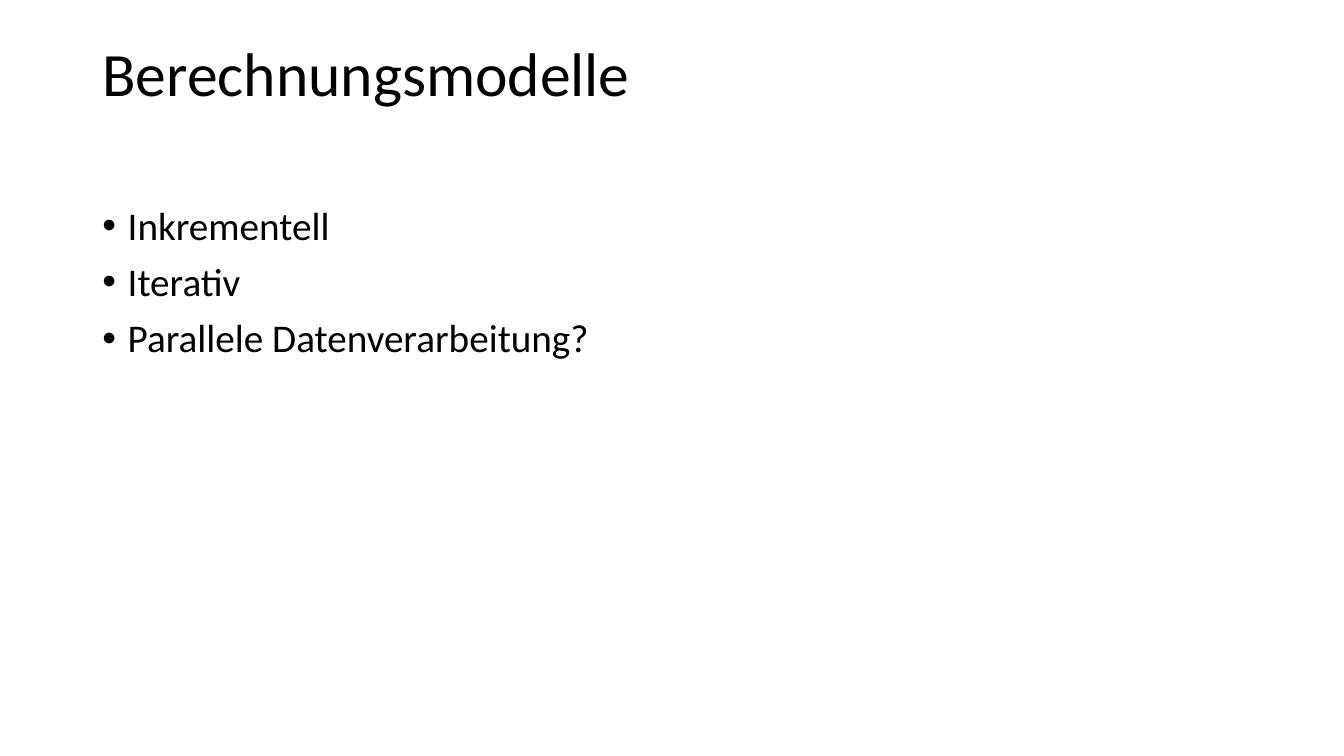
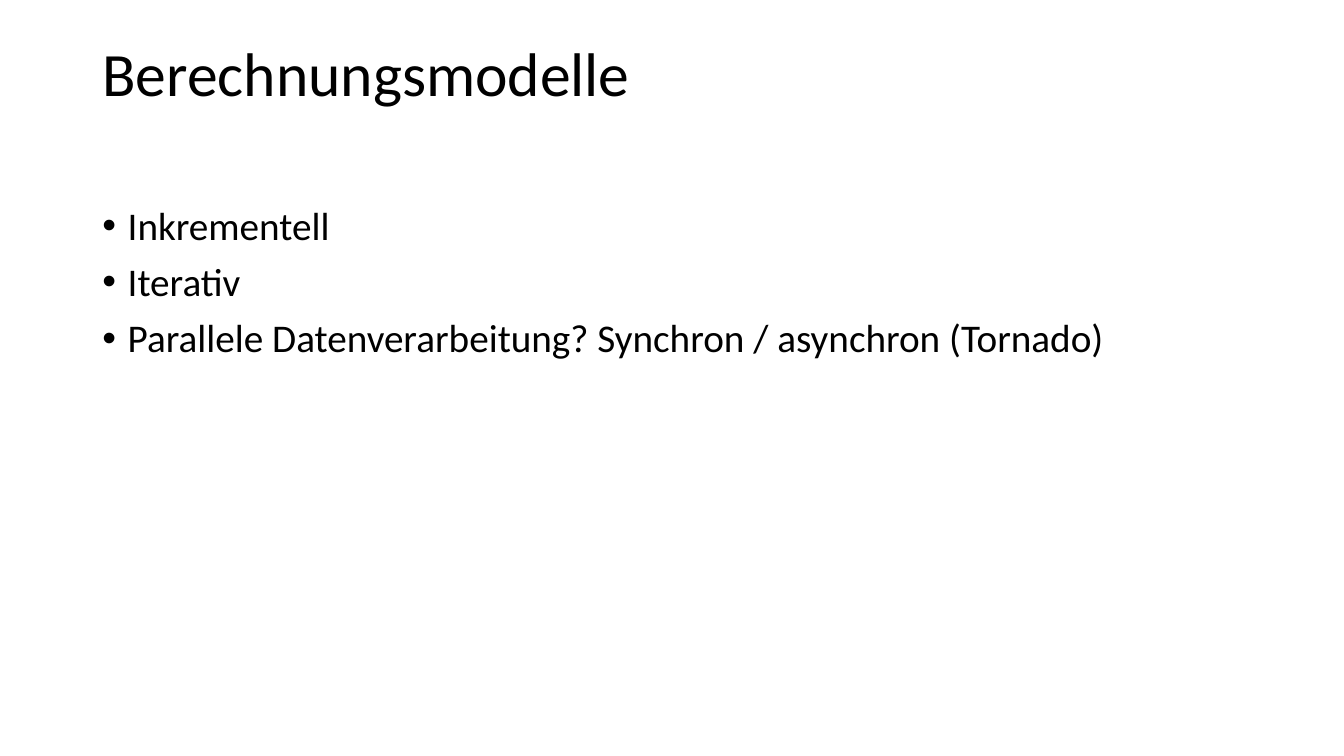
Before and after one commit to johnsonaux/temporale-graphen, a slide deck: slide 5 of Bewertungsmatrix.pptx. Drawn at 1344x756 pixels with LibreOffice and Linux fonts; fonts in the diff are those of the drawing. Boxes give left, top, right and bottom in pixels: in the first picture for what was removed or moved away, otherwise in the second. Text is boxed around its words. In the diff, an @@ line names an element or a change of style, - is before the commit and + after.

```diff
--- a/Bewertungsmatrix.pptx
+++ b/Bewertungsmatrix.pptx
@@ text at <box>128,323,1103,359</box>: text changed @@
-• Parallele Datenverarbeitung?
+• Parallele Datenverarbeitung? Synchron / asynchron (Tornado)
```
Also in this commit, not shown: 2 slides added, 3 other files.
